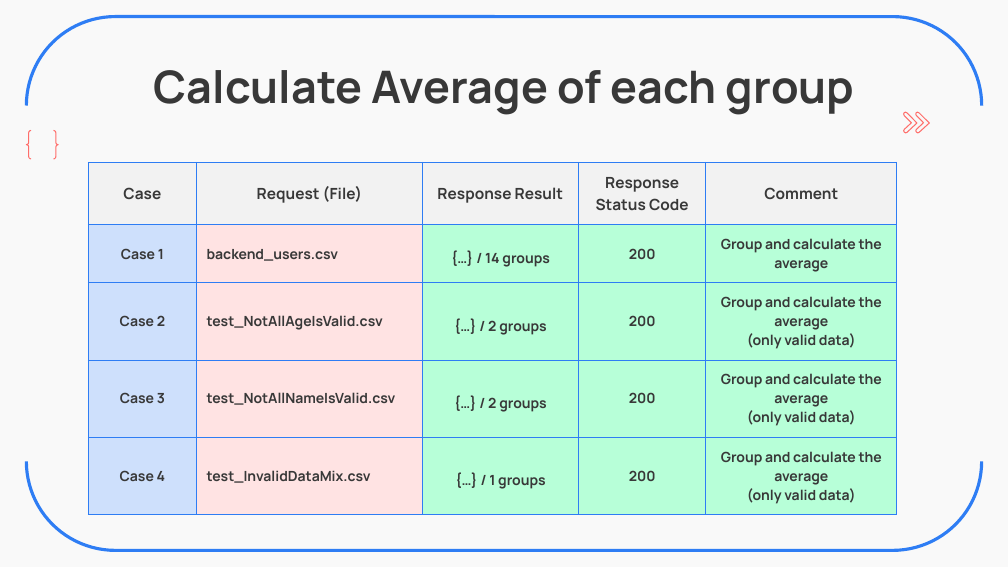
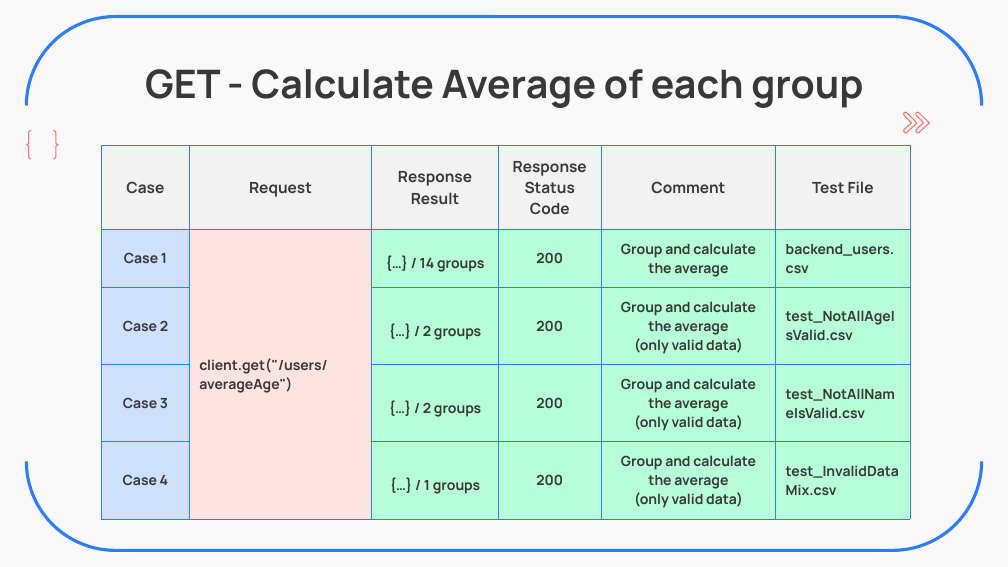
Before and after one commit to ZavierHuang/RESTFUL-API-DESIGN, a slide deck: slide 14 of 黃昱叡_SW2_Backend_Practice.pptx. Drawn at 1008x567 pixels with LibreOffice and Linux fonts; fonts in the diff are those of the drawing. Boxes give left, top, right and bottom in pixels: in the first picture for what was removed or moved away, otherwise in the second. Text is boxed around its words. In the diff, an @@ line names an element or a change of style, - is before the commit and + after.

```diff
--- a/黃昱叡_SW2_Backend_Practice.pptx
+++ b/黃昱叡_SW2_Backend_Practice.pptx
@@ title at (145, 69, 863, 108): text changed; size 32 to 28 pt @@
-Calculate Average of each group
+GET - Calculate Average of each group
@@ table at (102, 146, 909, 512) @@
-column 2: Request (File) | backend_users.csv | test_NotAllAgeIsValid.csv | test_NotAllNameIsValid.csv | test_InvalidDataMix.csv
+column 2: Request | client.get("/users/averageAge") |  |  | 
+column 6: Test File | backend_users.csv | test_NotAllAgeIsValid.csv | test_NotAllNameIsValid.csv | test_InvalidDataMix.csv
@@ table: place and size @@
-table at (89, 162, 897, 508)
+table at (102, 146, 909, 512)
```
Also in this commit, not shown: 14 other slides changed, 3 other files.
